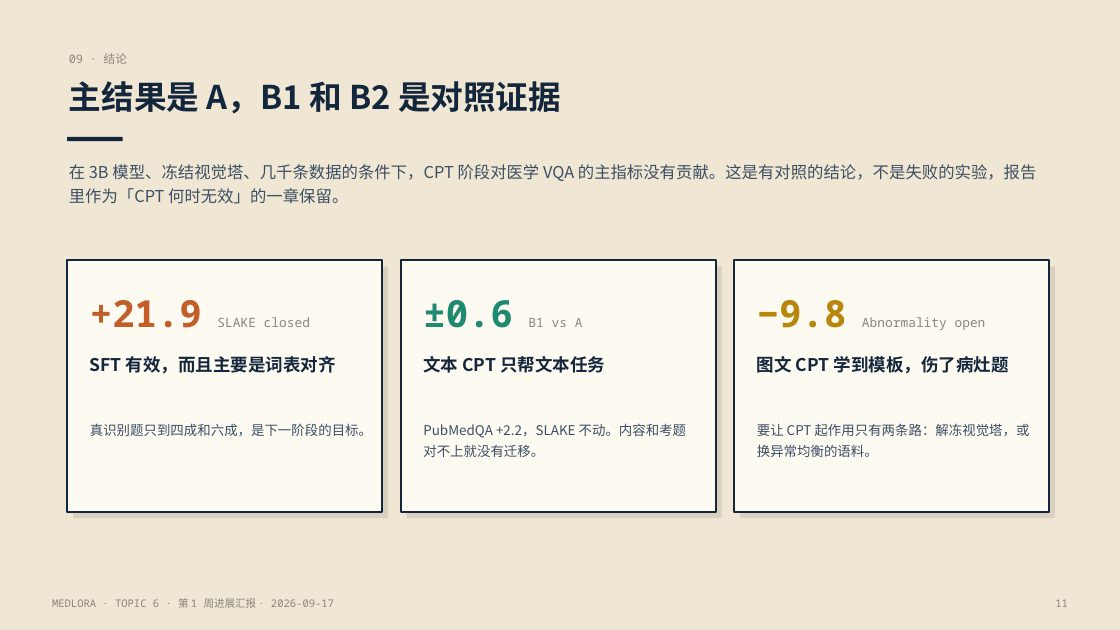
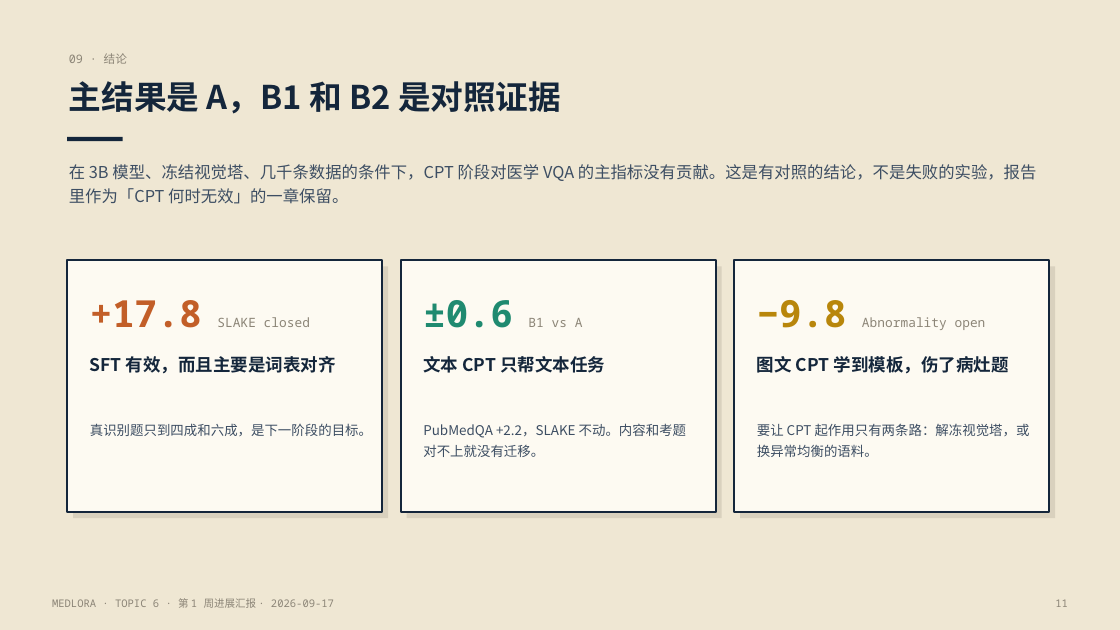
Before and after one commit to AugustLoo/MedLoRA, a slide deck: slide 11 of docs/weekly/week1/Topic6_WeeklyReport.pptx. Drawn at 1120x630 pixels with LibreOffice and Linux fonts; fonts in the diff are those of the drawing. Boxes give left, top, right and bottom in pixels: in the first picture for what was removed or moved away, otherwise in the second. Text is boxed around its words. In the diff, an @@ line names an element or a change of style, - is before the commit and + after.

Commit message:
Fix SLAKE closed-question scoring: 61 non-yes/no gold answers were free points
Closed accuracy for instruction-tuned adapters was inflated 4-5 points.
Adds medvlm.metrics.closed_score and scripts/rescore_slake.py (recomputes
from stored predictions), rescoring all results, figures, report, weekly
page, talk script and deck. Conclusions unchanged; SFT gain is +17.8.

```diff
--- a/docs/weekly/week1/Topic6_WeeklyReport.pptx
+++ b/docs/weekly/week1/Topic6_WeeklyReport.pptx
@@ text at bbox=[90, 300, 310, 328]: text changed @@
-+21.9 SLAKE closed
++17.8 SLAKE closed
```
Also in this commit, not shown: 5 other slides changed, 21 other files.
